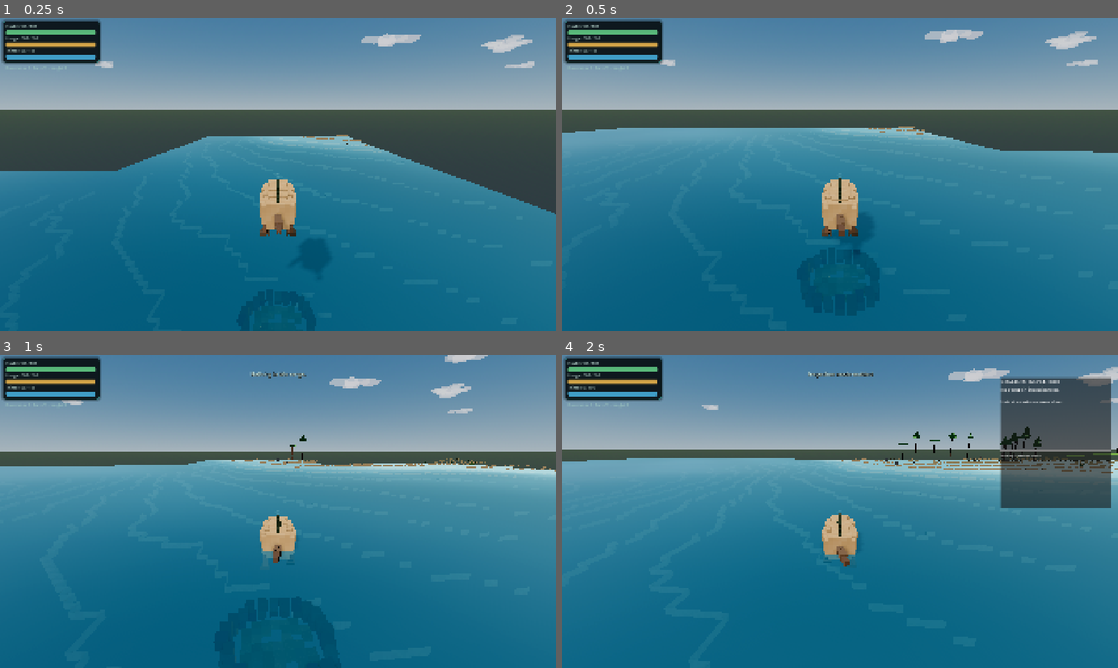
Above: before the commit, frames 1-4 (two rows, left to right).
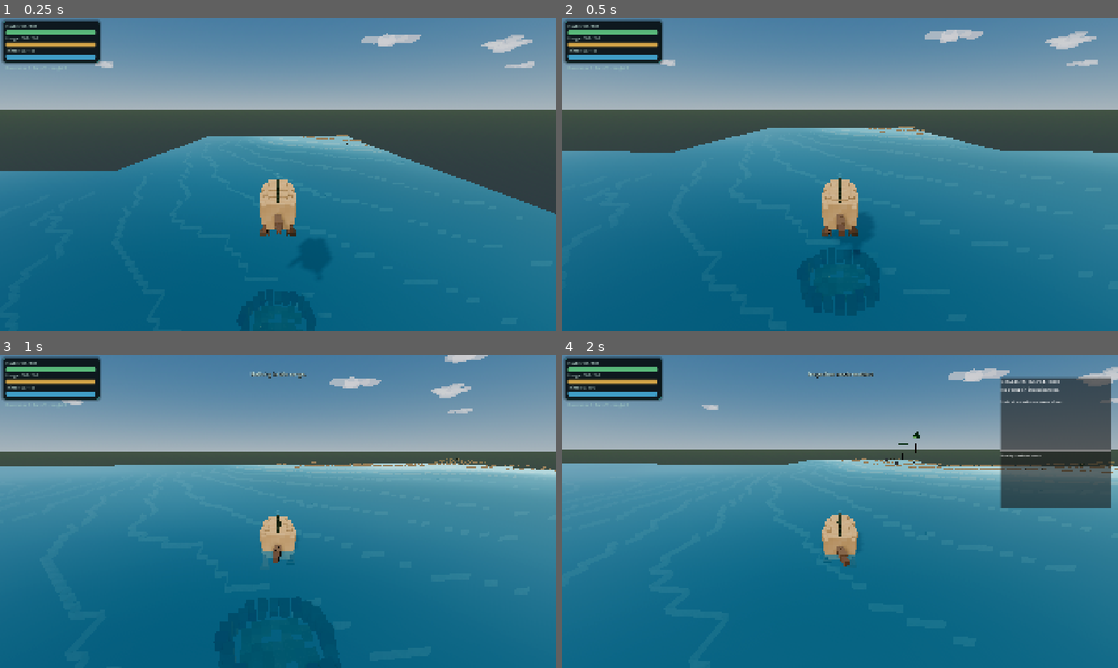
Above: after the commit, the same moments.

Repository: MajorDragonfly/voxelverse
Game: Godot game, scene res://main/main.tscn
Two runs of this game, one before a commit and one after it. Both use one fixed random seed, a clock stepped at 60 frames per second and the inputs below.
Inputs (mouse positions are in pixels of both pictures, inside the frame that each line leads up to):
- Up to frame 1 (0.25 s): no input
- Up to frame 2 (0.5 s): no input
- Up to frame 3 (1 s): tap Enter at 0.5 s; move the mouse to (305, 511) at 0.52 s; hold W (move_forward) from 0.53 s (still down); right-click (305, 511) at 0.6 s; click (305, 511) at 0.67 s; tap Space (jump) at 0.77 s
- Up to frame 4 (2 s): keep holding W (move_forward); move the mouse to (812, 511) at 1.27 s; tap E (inspection_mode) at 1.35 s; tap Space (jump) at 1.52 s

Frame 1 is identical in both runs. In frame 2, 2.1% of the frame differs, in the area x 0-37%, y 35-44%; in frame 3, 0.4%; in frame 4, 1.7%.

Commit message:
Remove duplicate legacy chunk streaming loop

Diff:
--- a/world/world_manager.tscn
+++ b/world/world_manager.tscn
@@ -1,9 +1,10 @@
 [gd_scene format=3 uid="uid://d1vpfpfcqte7w"]
 
-[ext_resource type="Script" path="res://world/world_manager_v2.gd" id="1_xf7qu"]
+[ext_resource type="Script" path="res://world/world_manager.gd" id="1_world_manager"]
 
 [node name="WorldManager" type="Node3D" unique_id=583502211]
-script = ExtResource("1_xf7qu")
+script = ExtResource("1_world_manager")
 render_distance = 2
-chunks_generated_per_frame = 1
-unload_hysteresis_chunks = 1
+chunk_create_budget_per_tick = 1
+chunk_build_interval = 0.10
+unload_hysteresis = 1
